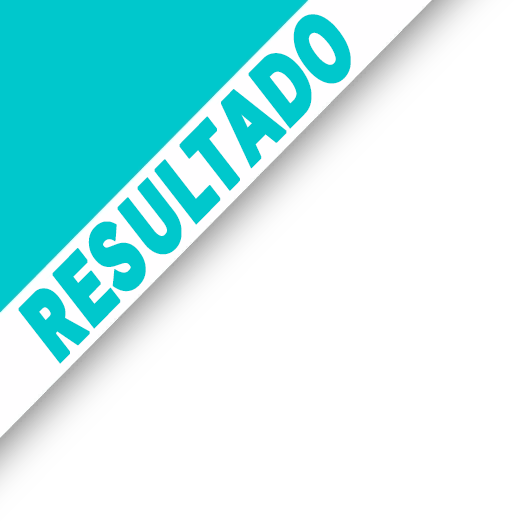
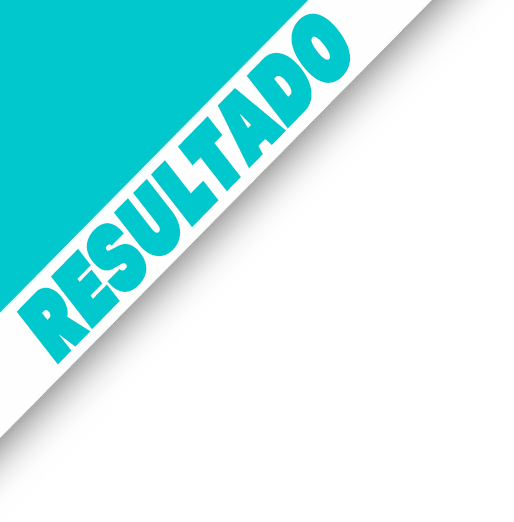
Layers edited between the first and the second 514 x 522 image:
added group "V3" with 4 layers above "Agrupar 2" over box(16, 13, 351, 365)
added layer "RESULTADO Resized + Centralizado" in group "V3" over box(16, 13, 351, 365)
hid group "Agrupar 2" (2 layers) over box(18, 14, 351, 364)
